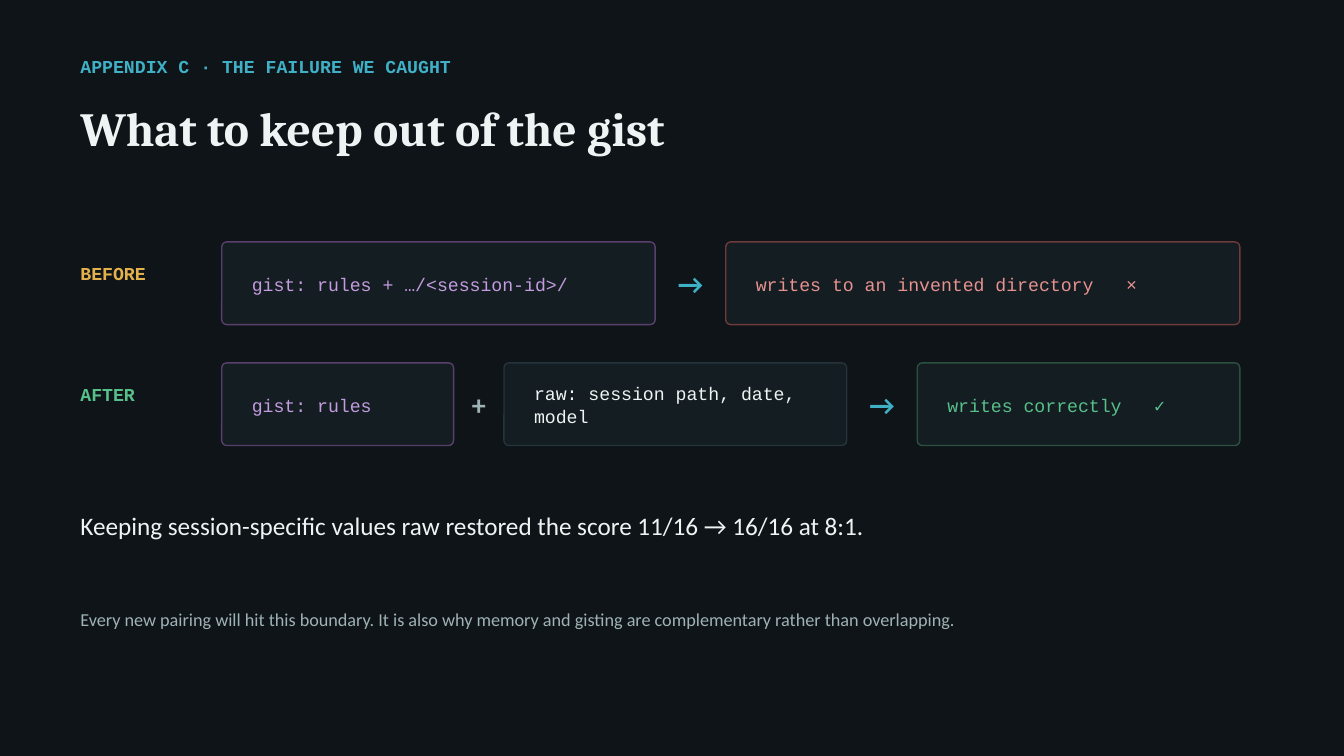
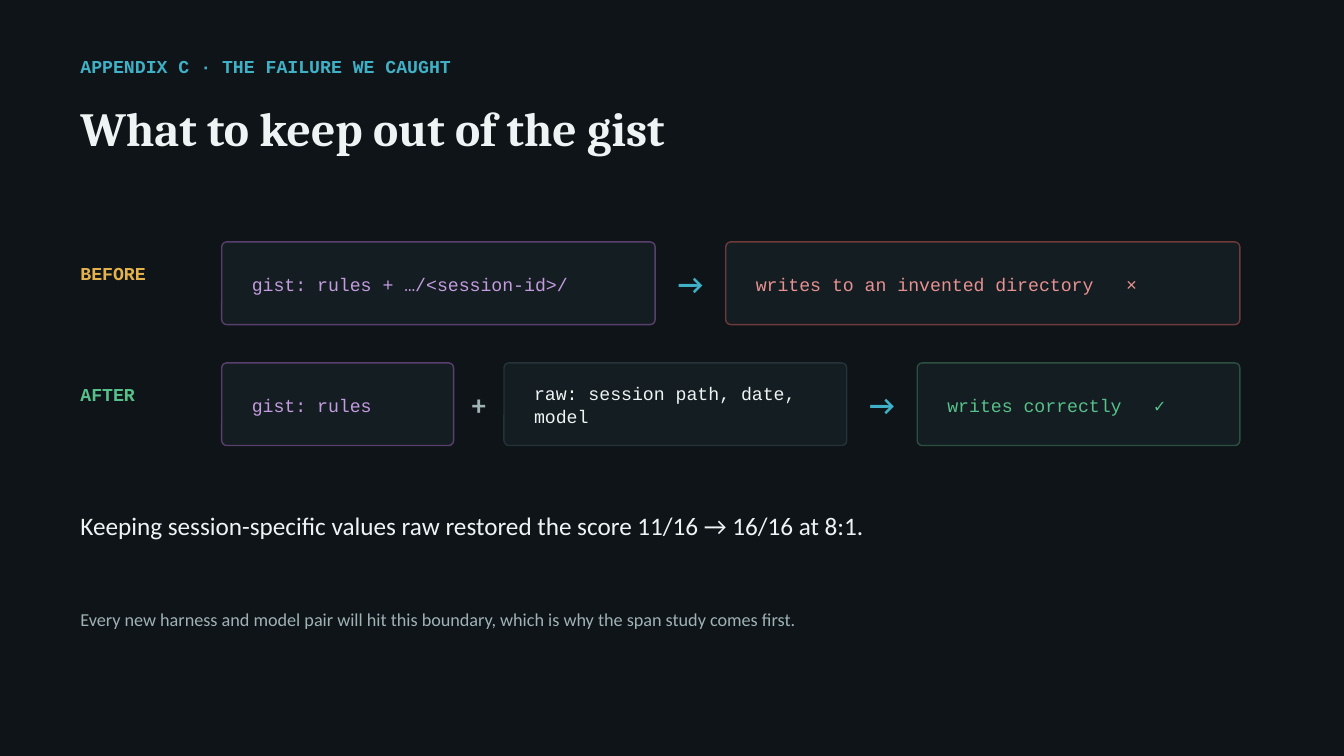
Before and after one commit to arunmenon/gisting-coding-agent, a slide deck: slide 15 of Gisting-CTO-deck.pptx. Drawn at 1344x756 pixels with LibreOffice and Linux fonts; fonts in the diff are those of the drawing. Boxes give left, top, right and bottom in pixels: in the first picture for what was removed or moved away, otherwise in the second. Text is boxed around its words. In the diff, an @@ line names an element or a change of style, - is before the commit and + after.

Commit message:
Deck: remove inferred pillar integrations; keep distil-then-gist as the one synergy, inner loop as a proposal, span study per harness and distilled-model pair

```diff
--- a/Gisting-CTO-deck.pptx
+++ b/Gisting-CTO-deck.pptx
@@ text at [80, 613, 795, 629]: text changed @@
-Every new pairing will hit this boundary. It is also why memory and gisting are complementary rather than overlapping.
+Every new harness and model pair will hit this boundary, which is why the span study comes first.
```
Also in this commit, not shown: 5 other slides changed, 3 slides added, 3 slides removed, 3 other files.
